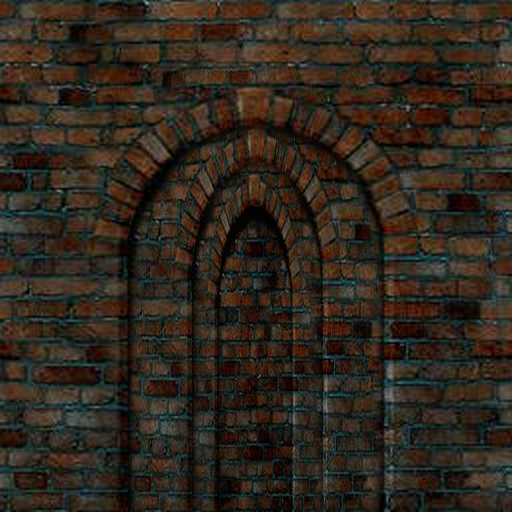
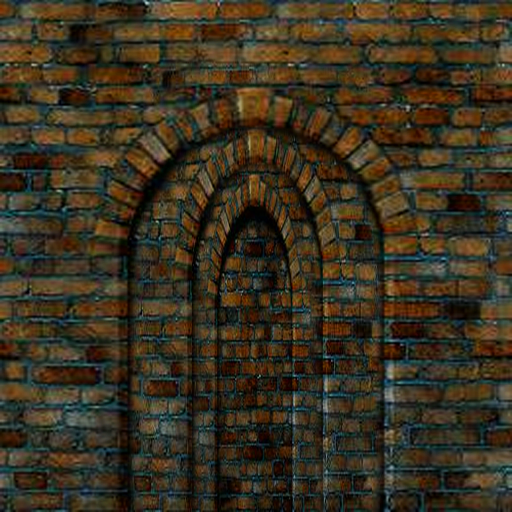
Layered file, before and after one edit (512×512). Changes by layer:
pixels changed over 0, 0, 512, 512 (layer not identified)
